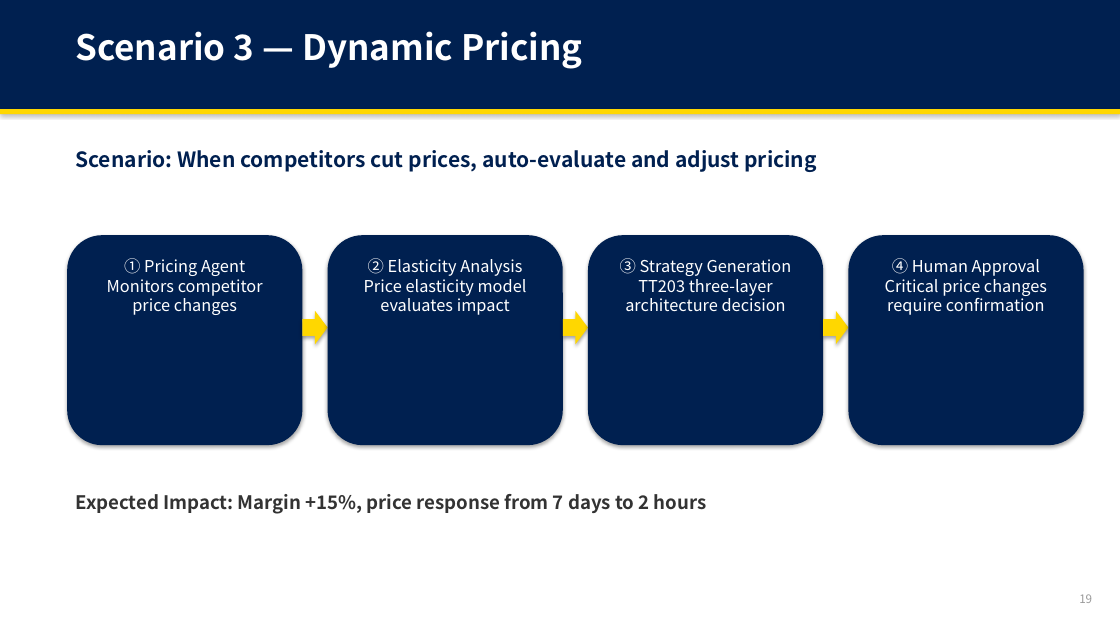
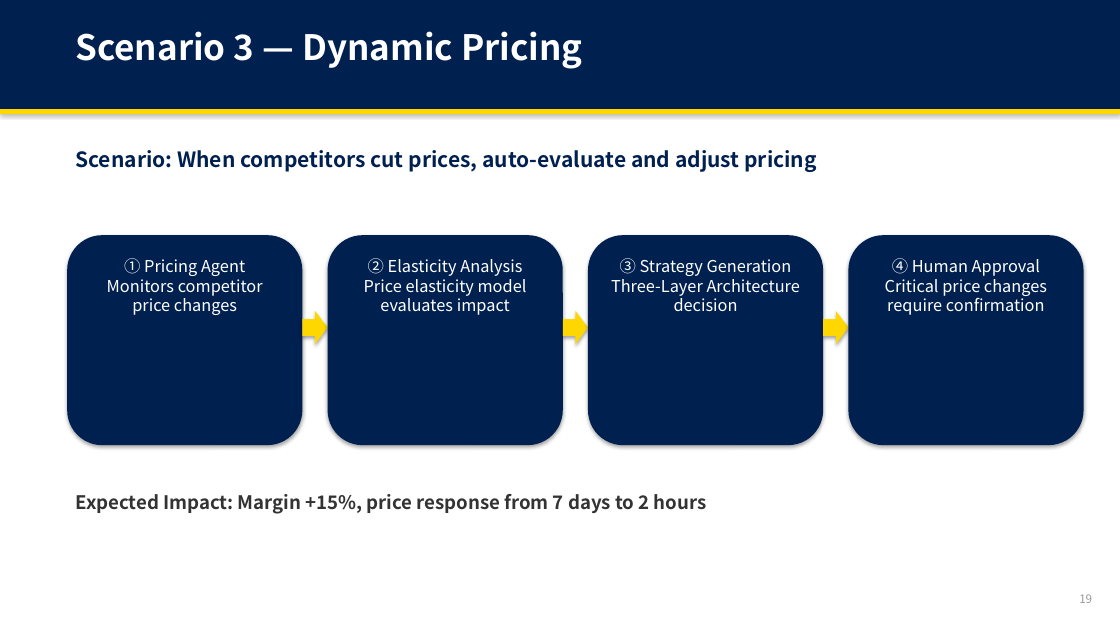
Before and after one commit to xurysky/AMA-Project-2026, a slide deck: slide 19 of AMA-终汇报-PPT-English.pptx. Drawn at 1120x630 pixels with LibreOffice and Linux fonts; fonts in the diff are those of the drawing. Boxes give left, top, right and bottom in pixels: in the first picture for what was removed or moved away, otherwise in the second. Text is boxed around its words. In the diff, an @@ line names an element or a change of style, - is before the commit and + after.

```diff
--- a/AMA-终汇报-PPT-English.pptx
+++ b/AMA-终汇报-PPT-English.pptx
@@ text at (x1=611, y1=258, x2=800, y2=312): text changed @@
-③ Strategy Generation
-TT203 three-layer architecture decision
+③ Strategy Generation
+Three-Layer Architecture decision
```
Also in this commit, not shown: 3 other slides changed, 3 other files.
